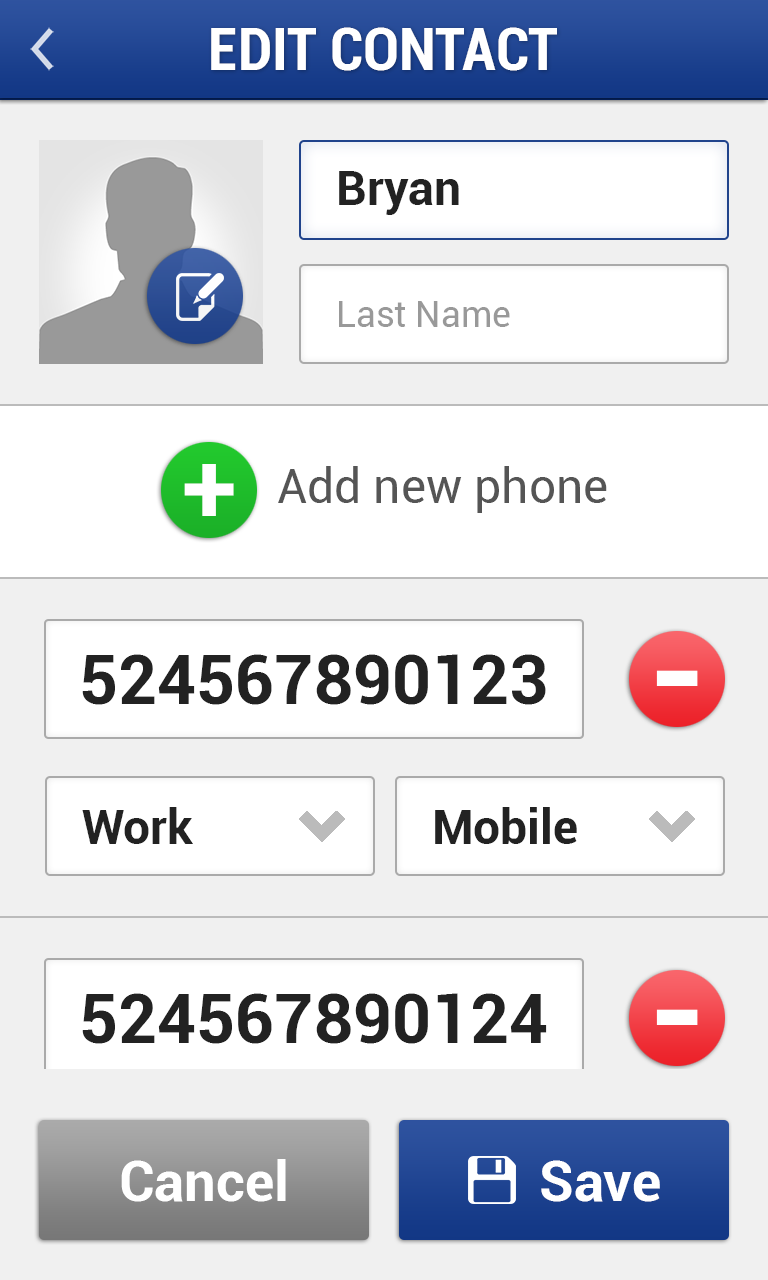
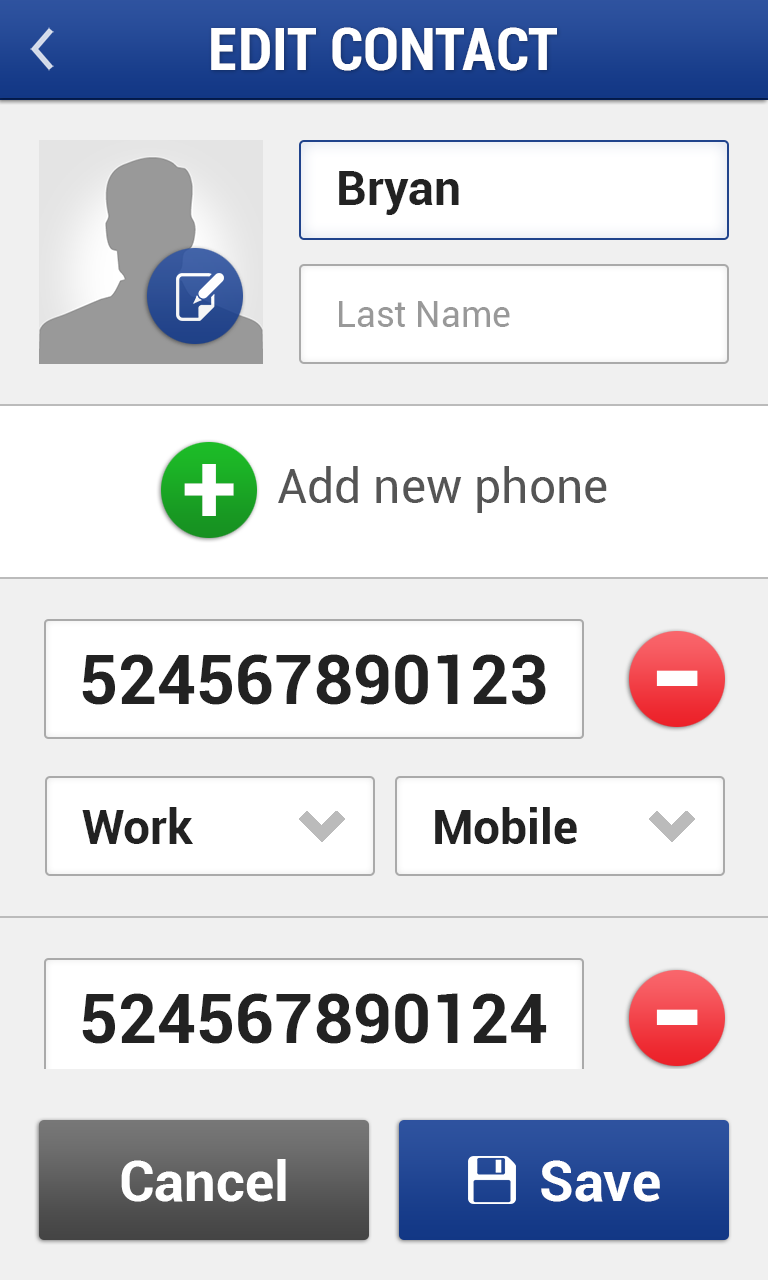
Revision of a layered w=768, h=1280 image; what changed, layer by layer:
pixels changed over <box>39,442,369,1240</box> (layer not identified)
